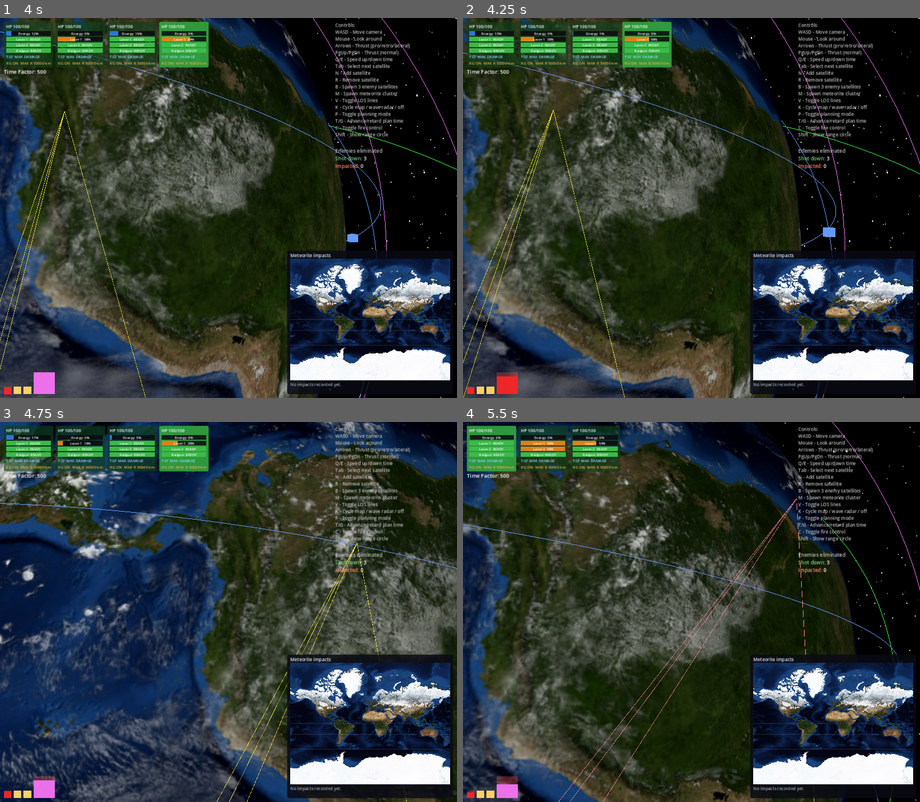
Above: before the commit, frames 1-4 (two rows, left to right).
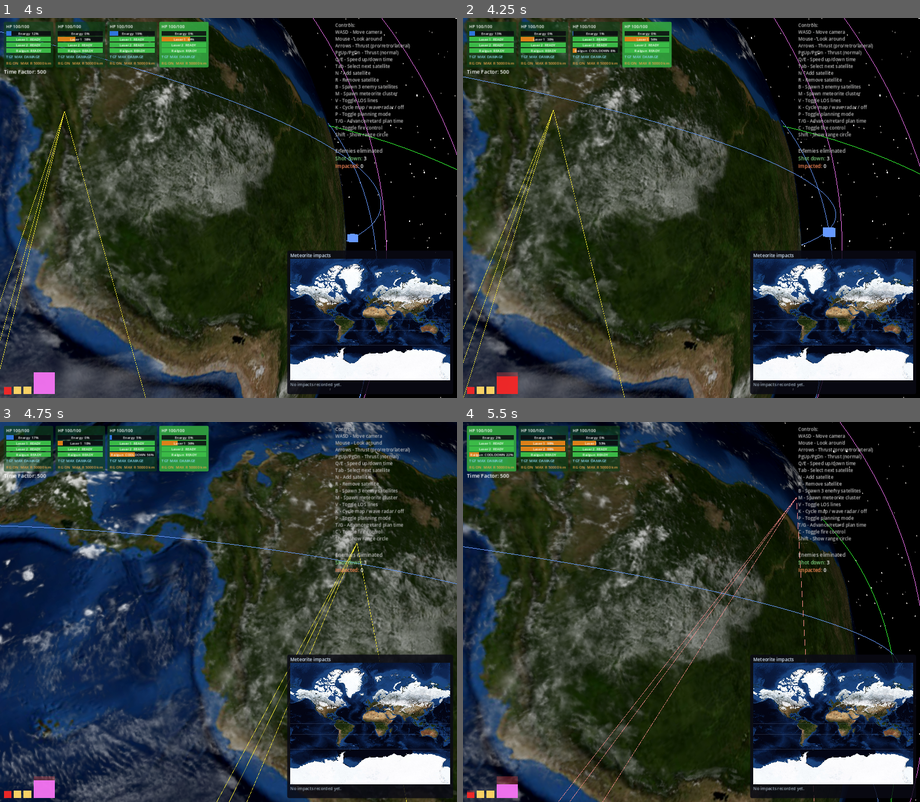
Above: after the commit, the same moments.

Repository: mellenburg/game
Game: Godot game, scene res://scenes/main.tscn
Two runs of this game, one before a commit and one after it. Both use one fixed random seed, a clock stepped at 60 frames per second and the inputs below.
Inputs (mouse positions are in pixels of both pictures, inside the frame that each line leads up to):
- Up to frame 1 (4 s): tap Enter at 0.5 s; move the mouse to (251, 208) at 0.52 s; hold W (move_forward) from 0.53 s (still down); tap J (add_decaying_enemy) at 0.6 s; move the mouse to (205, 208) at 1.27 s; tap B (add_enemies) at 1.35 s; move the mouse to (237, 200) at 2.02 s; tap M (add_meteorites) at 2.1 s; move the mouse to (223, 215) at 2.77 s; tap N (add_satellite) at 2.85 s; move the mouse to (260, 211) at 3.52 s; hold T (planning_advance) from 3.53 s (still down)
- Up to frame 2 (4.25 s): keep holding W (move_forward); keep holding T (planning_advance)
- Up to frame 3 (4.75 s): keep holding W (move_forward); move the mouse to (191, 608) at 4.27 s; release T (planning_advance) at 4.28 s; tap G (planning_retard) at 4.35 s
- Up to frame 4 (5.5 s): keep holding W (move_forward); move the mouse to (696, 612) at 5.02 s; tap R (remove_satellite) at 5.1 s

Frame 1 is identical in both runs. In frame 2, 0.6% of the frame differs, in the area x 0-100%, y 0-100%; in frame 3, 0.4%; in frame 4, 1.1%.

Commit message:
Make railgun cooldown and momentum transfer feel weighty
Bump SLUG_MOMENTUM_KG_KM_S from 50 to 200 (200 m/s Δv on a 1 t target,
~2.6% of LEO orbital velocity — visibly perturbs the orbit each shot
instead of a barely-perceptible 50 m/s nudge) and COOLDOWN_SEC from 12
to 600 (≈1.2 s wall-clock at default time_factor=500, comparable to
the laser's full overheat-cool cycle but felt as a discrete beat
rather than a fast strobe).

The new momentum makes a 500 km circular orbit's prograde-recoil shot
drop periapsis below the safety floor, so test fakes that fire from
LEO would now be refused. Bumps the test helper's default altitude to
5000 km (where 200 m/s recoil leaves comfortable margin) and reworks
test_pick_target_skips_unsafe_shots to differentiate safe from unsafe
via the periapsis floor instead of the apoapsis cap. Refusal-case
tests still pass `R+500` explicitly to set up the dangerous geometry.

https://claude.ai/code/session_01MBXNB4GeySGXiJ1g5mu4YJ

Diff:
--- a/godot/scripts/weapons/railgun_weapon.gd
+++ b/godot/scripts/weapons/railgun_weapon.gd
@@ -22,11 +22,13 @@
 const LosCheck = preload("res://scripts/los_check.gd")
 const EarthOrbit = preload("res://scripts/earth_orbit.gd")
 
-# Slug momentum (kg·km/s). Sized to feel meaningful on the default
-# 1 t satellite (50 m/s recoil per shot ≈ 0.7% of LEO velocity) without
-# trivialising the operator's orbit. Tuning knob — turn it up for a
-# more dramatic kinetic engagement, down to keep orbital cost low.
-const SLUG_MOMENTUM_KG_KM_S: float = 50.0
+# Slug momentum (kg·km/s). 200 kg·km/s on a 1 t satellite ⇒ 200 m/s
+# Δv per shot, ~2.6% of LEO orbital velocity — small enough that a
+# single shot doesn't immediately doom the shooter, large enough that
+# the orbit visibly shifts in the next render tick. Symmetric on the
+# target side, so a meteorite (1 t) deflects by 200 m/s along the
+# shot ray, plenty to nudge it off an impact path with a few hits.
+const SLUG_MOMENTUM_KG_KM_S: float = 200.0
 # Energy fraction drained per shot. With ENERGY_RATE_PER_SIM_SEC at
 # 0.00014 the reservoir takes ~24 minutes of sim time to refill from
 # empty, so a sustained railgun engagement is energy-bound.
@@ -35,10 +37,13 @@
 # the railgun reads as a heavy weapon, not a peashooter.
 const DAMAGE_PER_SHOT: float = 35.0
 # Sim-seconds for the cooldown bar to climb from 0 (just-fired) back
-# to 1 (ready). Sized so the impulse cadence is visibly distinct from
-# the laser's continuous fire — the railgun is the slow-but-heavy
-# option in the loadout.
-const COOLDOWN_SEC: float = 12.0
+# to 1 (ready). At the default time_factor=500 that's ~1.2 seconds
+# of wall-clock — comparable to the laser's full overheat-cool cycle
+# but felt as a single discrete beat between shots rather than a
+# saturation lockout. Sized far slower than the original 12 sim-sec
+# value, which compressed to a near-instant strobe at high
+# time_factor.
+const COOLDOWN_SEC: float = 600.0
 const COOL_PER_SEC: float = 1.0 / COOLDOWN_SEC
 # Hard floor on the shooter's post-recoil periapsis: 100 km clearance
 # above Earth's surface, per the design spec. Lives on the weapon (the
--- a/godot/tests/test_railgun_weapon.gd
+++ b/godot/tests/test_railgun_weapon.gd
@@ -37,8 +37,14 @@
 		pass
 
 
-# Player satellite at 500 km circular orbit, oriented along +x.
-func _make_player(radius: float = EARTH_RADIUS_KM + 500.0) -> FakeSat:
+# Player satellite at a circular orbit oriented along +x. Default
+# altitude 5000 km (radius ~11 371 km) is comfortably above the
+# safety floor + margin for the design SLUG_MOMENTUM: 200 m/s
+# retrograde recoil from this altitude drops periapsis to ~10 000
+# km, well clear of the 6 471 km floor. Refusal-case tests pass
+# `R+500` explicitly to deliberately set up the LEO geometry where
+# the same recoil tips the shooter's orbit unsafe.
+func _make_player(radius: float = EARTH_RADIUS_KM + 5000.0) -> FakeSat:
 	var s := FakeSat.new()
 	s.team = 0
 	var v_circ := sqrt(EarthOrbit.MU / radius)
@@ -207,8 +213,11 @@
 	var attacker := _make_player(EARTH_RADIUS_KM + 500.0)
 	# Modest mass cut so the recoil produces a periapsis-crash without
 	# also exceeding escape velocity (which would hit the apoapsis-INF
-	# branch first and never test the periapsis floor).
-	attacker.mass = 10.0
+	# branch first and never test the periapsis floor). Sized against
+	# the current SLUG_MOMENTUM: 200 kg·km/s / 50 kg = 4 km/s recoil,
+	# which on a 7.6 km/s circular orbit drops periapsis below the
+	# 100 km altitude floor while staying clearly bound.
+	attacker.mass = 50.0
 	# Target prograde of attacker (+y direction) so slug fires +y →
 	# recoil is -y → orbital velocity drops → periapsis crashes.
 	var enemy := FakeSat.new()
@@ -256,27 +265,30 @@
 
 
 func test_pick_target_skips_unsafe_shots() -> void:
-	# Two candidates: one would produce a safe shot, one would push
-	# the shooter past max_orbital_radius. pick_target should always
-	# return the safe one.
-	var w := RailgunWeapon.new()
-	var attacker := _make_player(EARTH_RADIUS_KM + 500.0)
-	attacker.max_orbital_radius_km = EARTH_RADIUS_KM + 510.0
-	# Safe enemy: target at +y (retrograde-of-velocity slug → recoil
-	# drops orbital speed → apoapsis stays close to current radius
-	# or below, periapsis drops slightly but stays above the floor).
-	var safe_enemy := _make_enemy(
-		Vector3(EARTH_RADIUS_KM + 500.0, 3000.0, 0.0)
-	)
-	# Unsafe enemy: at -y → recoil is +y → orbital speed rises →
-	# apoapsis raises past the tight cap.
-	var unsafe_enemy := FakeSat.new()
-	unsafe_enemy.team = 1
-	var ey := EARTH_RADIUS_KM + 500.0
-	unsafe_enemy.orbit = EarthOrbit.new(
-		Vector3(ey, -3000.0, 0.0),
-		Vector3(0.0, 0.0, sqrt(EarthOrbit.MU / ey))
-	)
+	# Two candidates: one would produce a safe shot, one would drop
+	# the shooter's periapsis below the 100 km altitude floor.
+	# pick_target should always return the safe one.
+	var w := RailgunWeapon.new()
+	var attacker := _make_player(EARTH_RADIUS_KM + 500.0)
+	# Generous cap so the apoapsis ceiling never trips — the test is
+	# specifically about the periapsis floor refusing the unsafe
+	# shot, not about the operator's max-radius slider.
+	attacker.max_orbital_radius_km = 12000.0
+	# Safe enemy: laterally offset from the attacker's orbital plane
+	# (+z direction). Recoil is purely perpendicular to the
+	# attacker's velocity, so the orbit barely changes and both
+	# r_p and r_a stay comfortably inside bounds.
+	var sr := EARTH_RADIUS_KM + 500.0
+	var safe_enemy := FakeSat.new()
+	safe_enemy.team = 1
+	safe_enemy.orbit = EarthOrbit.new(
+		Vector3(sr, 0.0, 3000.0),
+		Vector3(0.0, sqrt(EarthOrbit.MU / sr), 0.0)
+	)
+	# Unsafe enemy: prograde of attacker (+y). Slug fires +y →
+	# recoil is -y (retrograde) → orbital velocity drops →
+	# periapsis falls below the floor and the shot is refused.
+	var unsafe_enemy := _make_enemy(Vector3(sr, 3000.0, 0.0))
 	# Sanity: confirm the two are correctly classified.
 	assert_true(RailgunWeapon.is_shot_safe_for_attacker(attacker, safe_enemy))
 	assert_false(RailgunWeapon.is_shot_safe_for_attacker(attacker, unsafe_enemy))
